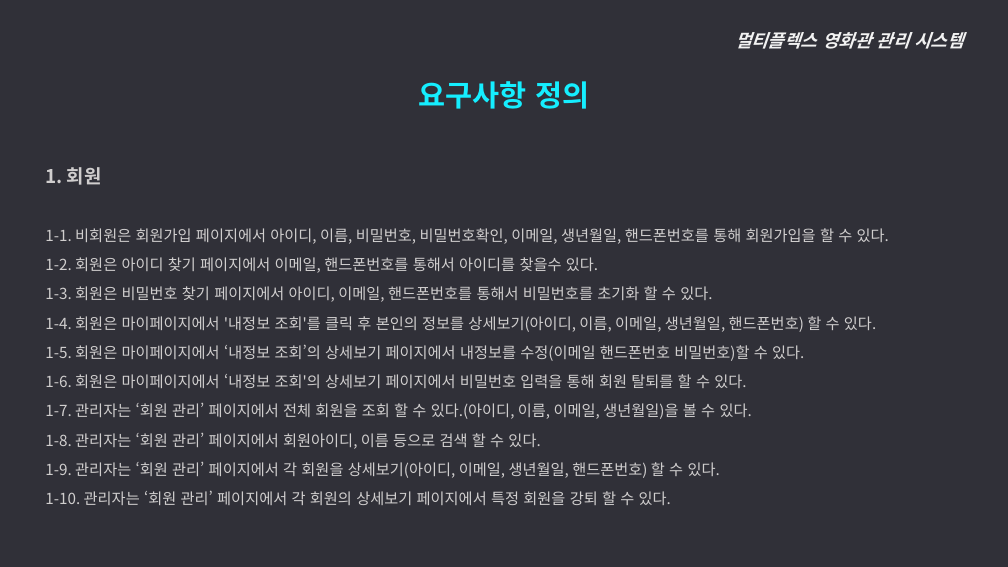
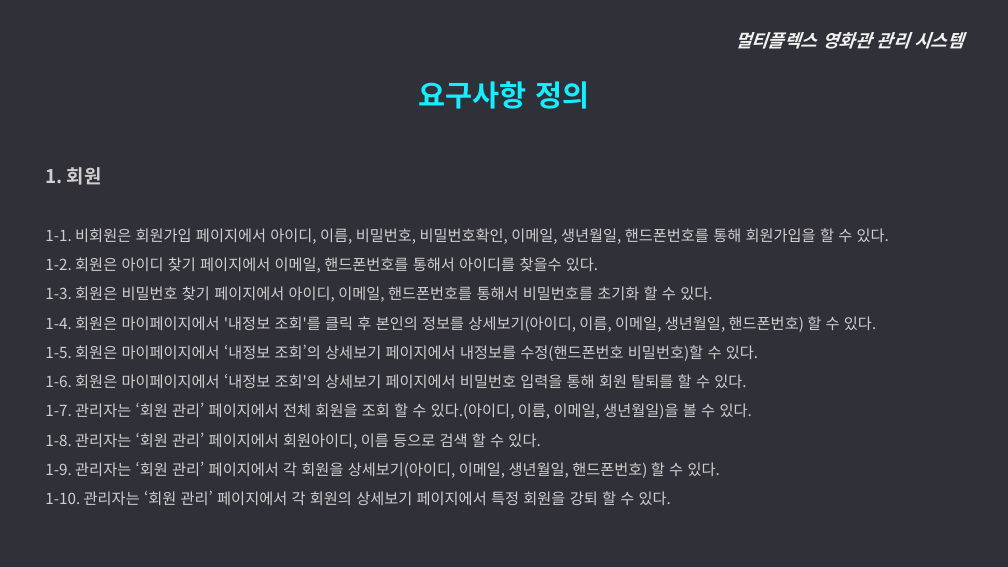
Before and after one commit to ywc-412/MultiplexTeamProject, a slide deck: slide 22 of 개발문서/2조 발표자료.pptx. Drawn at 1008x567 pixels with LibreOffice and Linux fonts; fonts in the diff are those of the drawing. Boxes give left, top, right and bottom in pixels: in the first picture for what was removed or moved away, otherwise in the second. Text is boxed around its words. In the diff, an @@ line names an element or a change of style, - is before the commit and + after.

```diff
--- a/개발문서/2조 발표자료.pptx
+++ b/개발문서/2조 발표자료.pptx
@@ text at (x1=45, y1=345, x2=758, y2=361): text changed @@
-  1-5. 회원은 마이페이지에서 ‘내정보 조회’의 상세보기 페이지에서 내정보를 수정(이메일 핸드폰번호 비밀번호)할 수 있다.
+  1-5. 회원은 마이페이지에서 ‘내정보 조회’의 상세보기 페이지에서 내정보를 수정(핸드폰번호 비밀번호)할 수 있다.
```
Also in this commit, not shown: 1 other slide changed.
